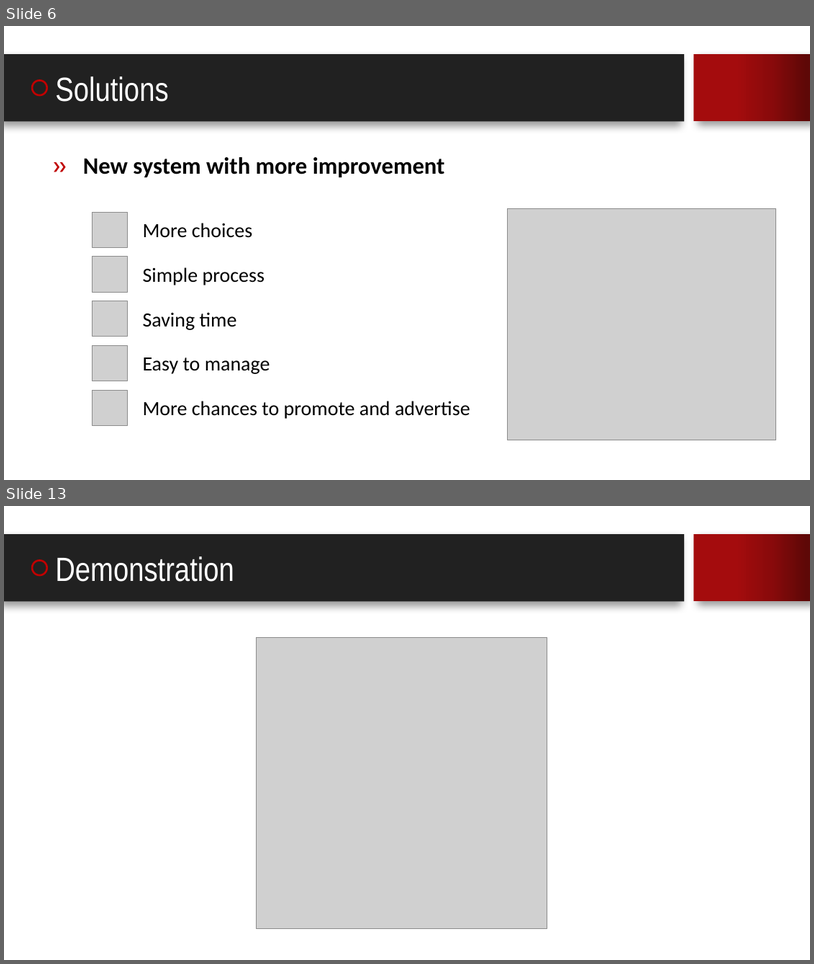
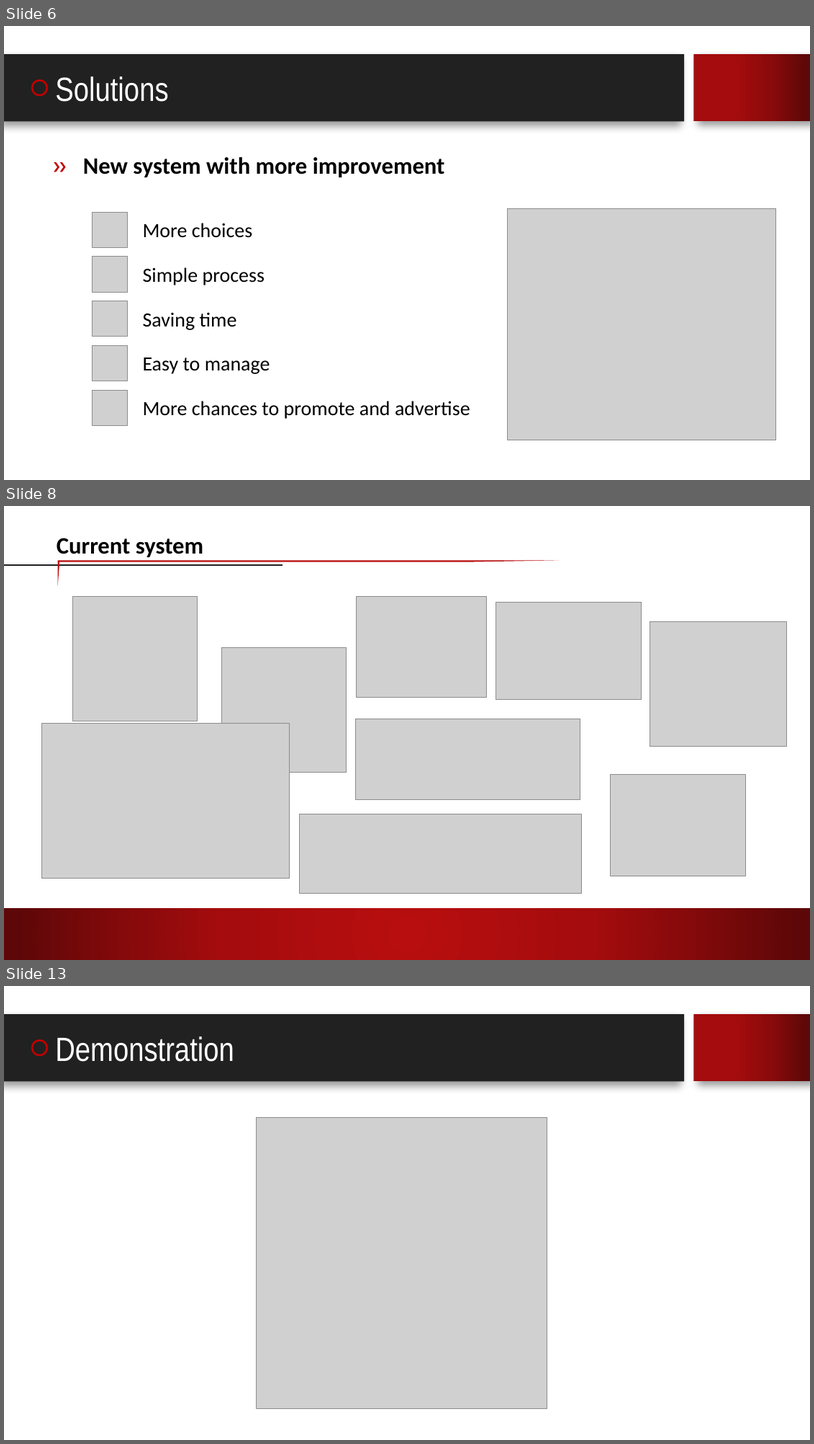
Before and after one commit to lighting92/football-pitches-booking, a slide deck: Material/ThinhND/FPB_CP_Presentation.pptx. Shown one above the other, each under a label of ours: slides 6 and 13 before the commit, slides 6, 8 and 13 after it; the slides between them are not shown. The pictures are 814x964 and 814x1444 pixels, drawn with LibreOffice and Linux fonts; fonts in the diff are those of the drawing; grey boxes stand for pictures; background and template pictures are left out. Boxes give left, top, right and bottom in pixels: in the first picture for what was removed or moved away, otherwise in the second. Text is boxed around its words. In the diff, an @@ line names an element or a change of style, - is before the commit and + after.

```diff
--- a/Material/ThinhND/FPB_CP_Presentation.pptx
+++ b/Material/ThinhND/FPB_CP_Presentation.pptx
@@ slide 8 added at box(4, 506, 810, 960), background picture (left out) @@
@@ text added at box(57, 538, 203, 557), 28 pt, text #000000, bold @@
+Current system
@@ line added from (4, 565) to (282, 565), #212121 2.25 pt @@
@@ freeform shape added at box(58, 561, 560, 587), fill #B80E0F @@
@@ picture added at box(72, 596, 197, 721) @@
@@ picture added at box(357, 597, 486, 698) @@
@@ picture added at box(496, 602, 642, 699) @@
@@ picture added at box(650, 622, 787, 746) @@
@@ picture added at box(221, 648, 347, 772) @@
@@ picture added at box(356, 718, 581, 800) @@
@@ picture added at box(41, 723, 290, 879) @@
@@ picture added at box(611, 775, 746, 876) @@
@@ picture added at box(300, 814, 582, 893) @@
@@ rectangle added at box(4, 908, 810, 960), fill gradient #B80E0F to #A40C0D to #8A0A0B to #5E0708 @@
```
Also in this commit, not shown: 6 slides changed, 1 slide removed.
